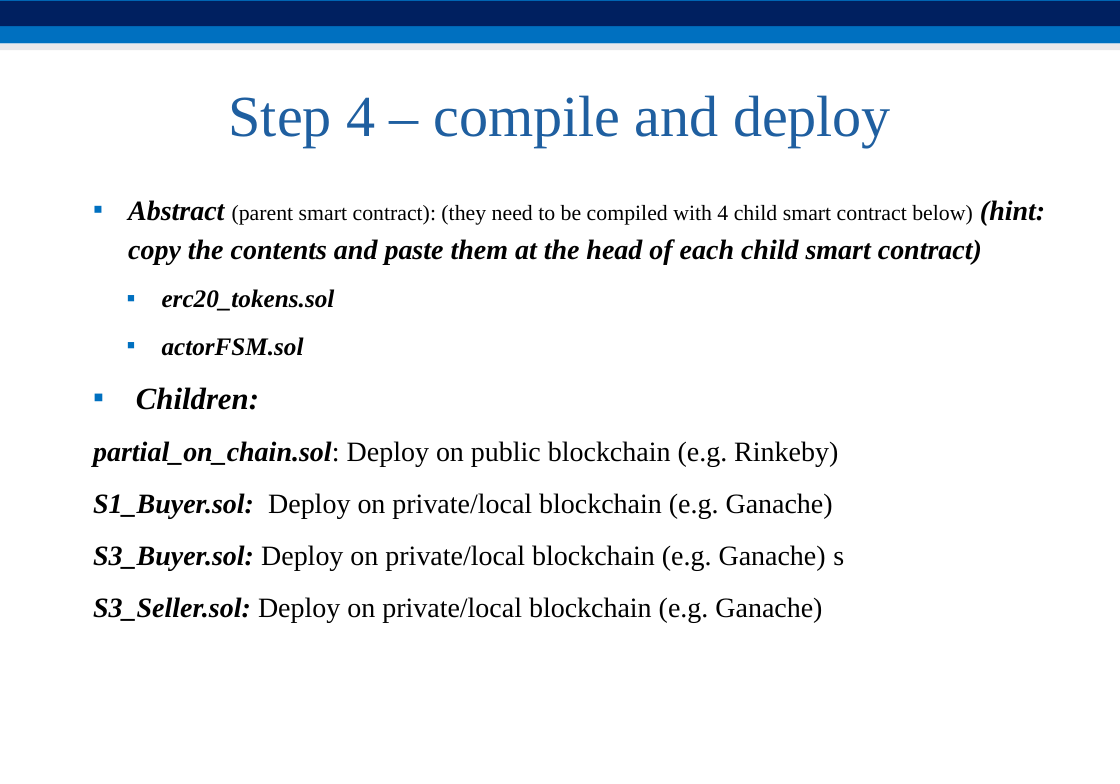
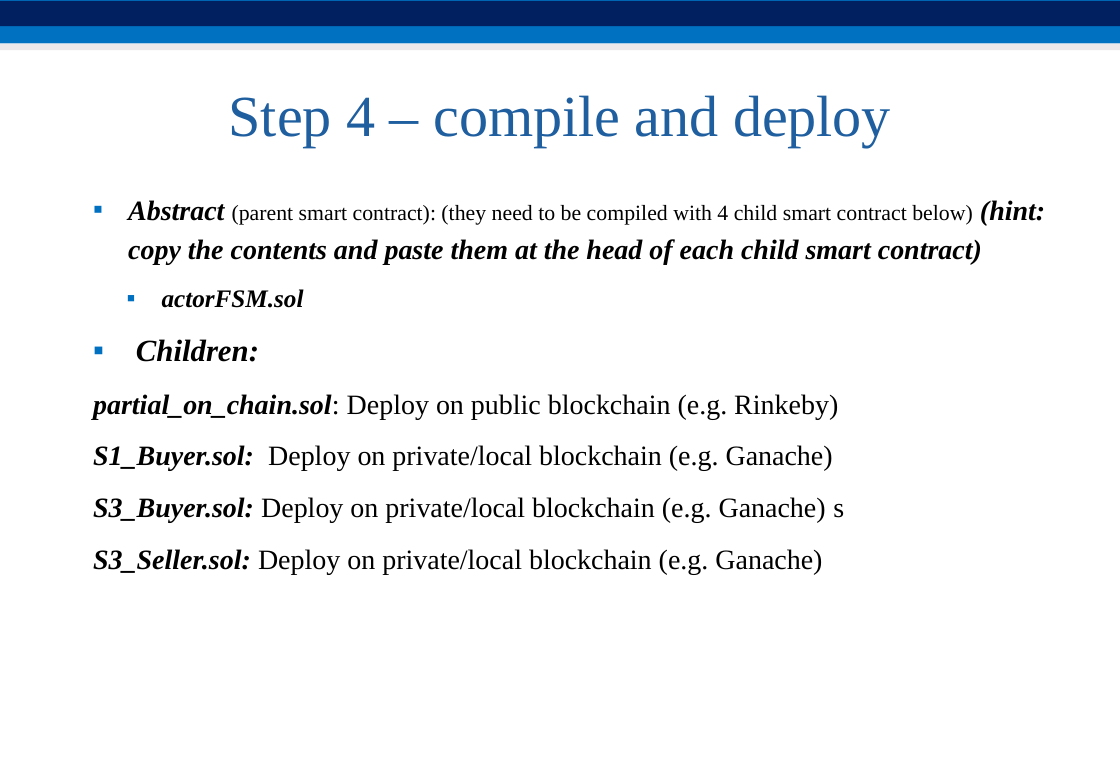
Before and after one commit to chrisgangliu/6313-assignment5-skeleton, a slide deck: slide 6 of A5.pptx. Drawn at 1120x784 pixels with LibreOffice and Linux fonts; fonts in the diff are those of the drawing. Boxes give left, top, right and bottom in pixels: in the first picture for what was removed or moved away, otherwise in the second. Text is boxed around its words. In the diff, an @@ line names an element or a change of style, - is before the commit and + after.

```diff
--- a/A5.pptx
+++ b/A5.pptx
@@ text at [162, 289, 335, 311]: paragraph removed @@
-  ▪ erc20_tokens.sol
```
Also in this commit, not shown: 1 other slide changed, 5 other files.
